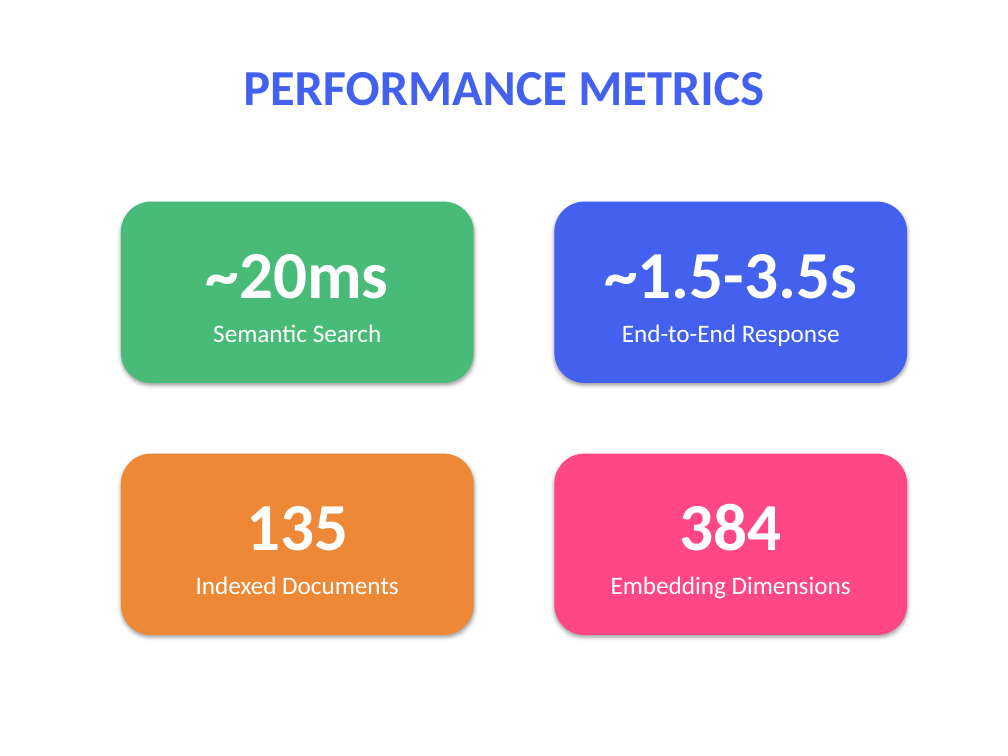
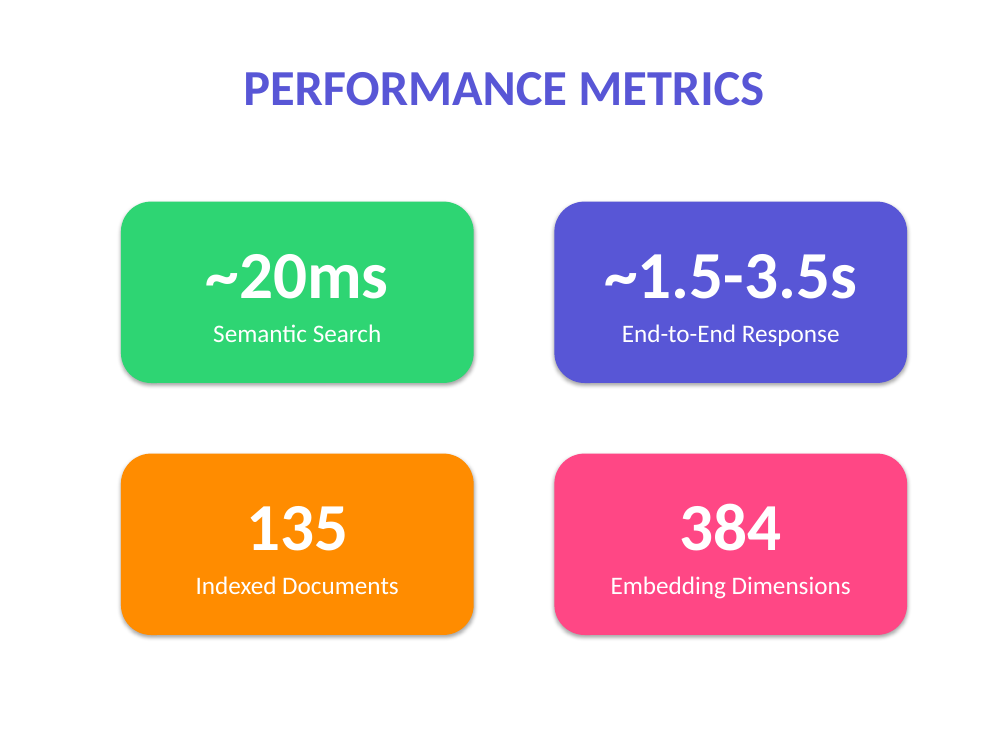
Before and after one commit to PriyanshuKr-2027/Company-Internal-Chatbot-with-Role-Based-Access-Control-RBAC-GROUP1, a slide deck: slide 7 of Role_Based_Chatbot_Presentation.pptx. Drawn at 1008x756 pixels with LibreOffice and Linux fonts; fonts in the diff are those of the drawing. Boxes give left, top, right and bottom in pixels: in the first picture for what was removed or moved away, otherwise in the second. Text is boxed around its words. In the diff, an @@ line names an element or a change of style, - is before the commit and + after.

Commit message:
Enhance presentation: 15 slides matching Canva Tech Vibrant Trendy theme

```diff
--- a/Role_Based_Chatbot_Presentation.pptx
+++ b/Role_Based_Chatbot_Presentation.pptx
@@ text "PERFORMANCE METRICS" at (x1=243, y1=72, x2=764, y2=106): text colour #4361EE to #5856D6 @@
@@ rounded rectangle at (x1=121, y1=202, x2=474, y2=383): fill #48BB78 to #2ED573 @@
@@ rounded rectangle at (x1=554, y1=202, x2=907, y2=383): fill #4361EE to #5856D6 @@
@@ rounded rectangle at (x1=121, y1=454, x2=474, y2=635): fill #ED8936 to #FF8C00 @@
```
Also in this commit, not shown: 8 other slides changed, 6 slides added, 3 other files.
